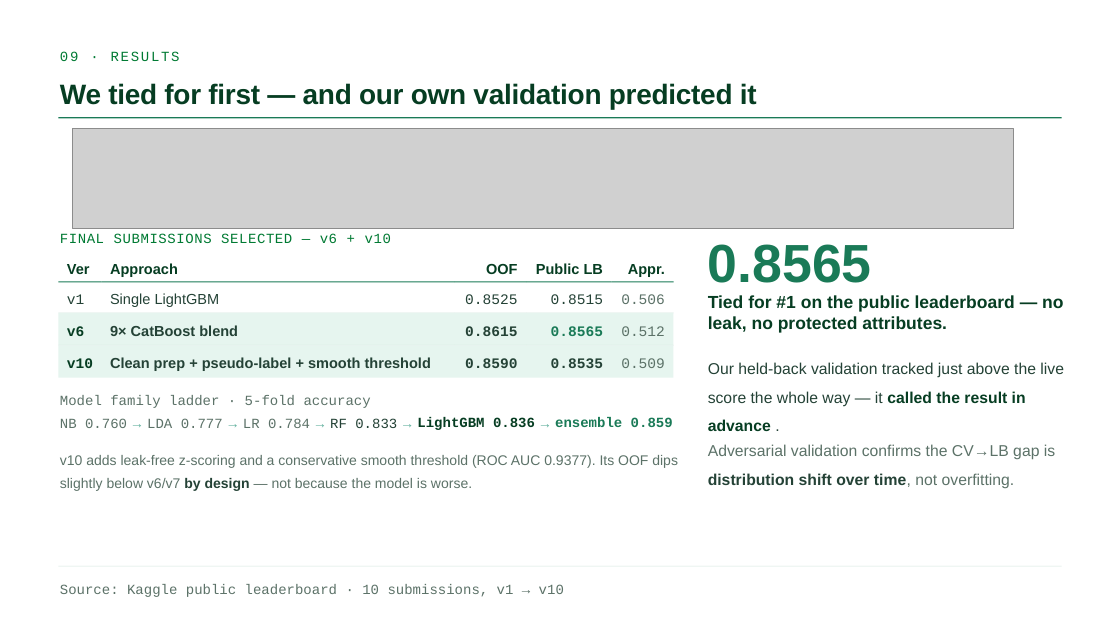
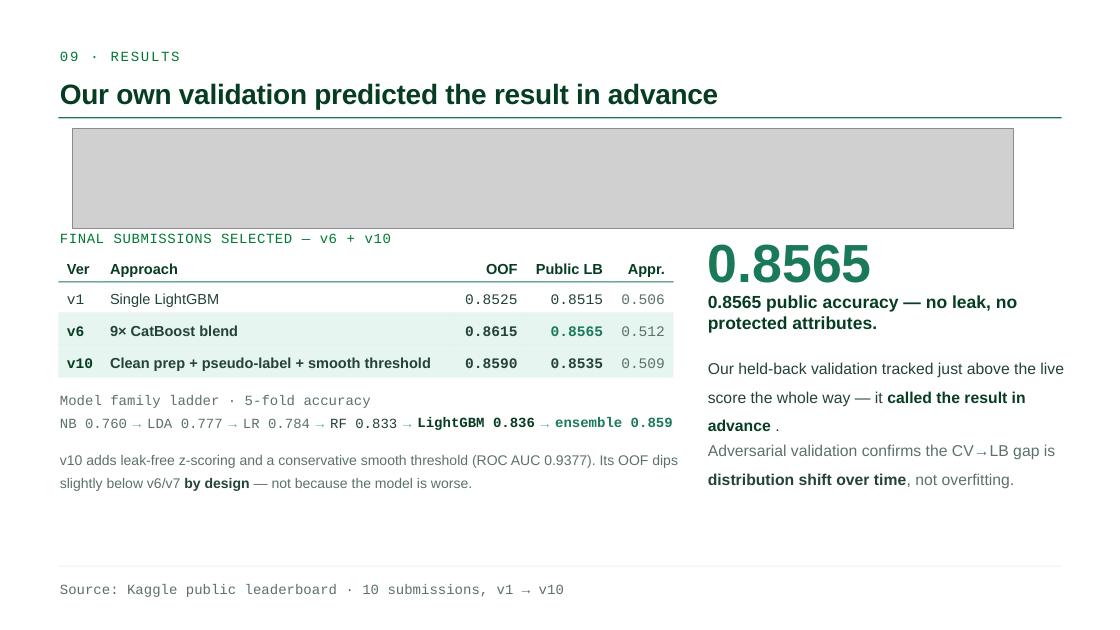
Before and after one commit to GianlucaBave/final-data-finance, a slide deck: slide 9 of presentation/Consulting_Finance_ML_Slides.pptx. Drawn at 1120x630 pixels with LibreOffice and Linux fonts; fonts in the diff are those of the drawing; grey boxes stand for pictures. Boxes give left, top, right and bottom in pixels: in the first picture for what was removed or moved away, otherwise in the second. Text is boxed around its words. In the diff, an @@ line names an element or a change of style, - is before the commit and + after.

```diff
--- a/presentation/Consulting_Finance_ML_Slides.pptx
+++ b/presentation/Consulting_Finance_ML_Slides.pptx
@@ text at [60, 83, 718, 109]: text changed @@
-We tied for first — and our own validation predicted it
+Our own validation predicted the result in advance
@@ text at [708, 295, 1017, 333]: text changed @@
-Tied for #1 on the public leaderboard — no leak, no protected attributes.
+0.8565 public accuracy — no leak, no protected attributes.
```
Also in this commit, not shown: 2 other slides changed.
